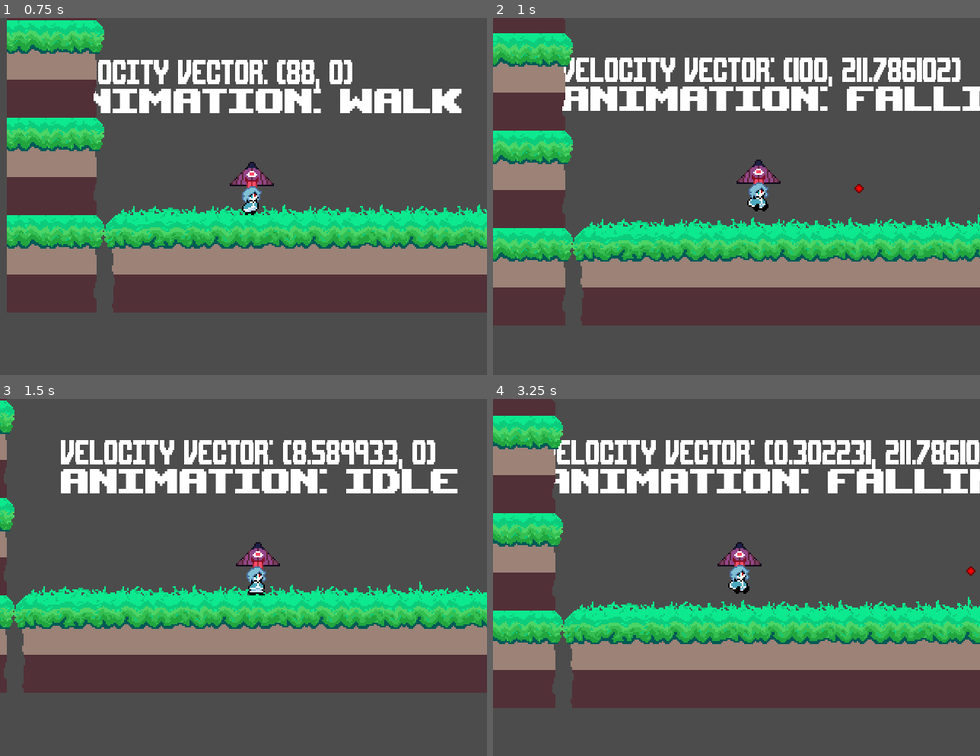
Above: before the commit, frames 1-4 (two rows, left to right).
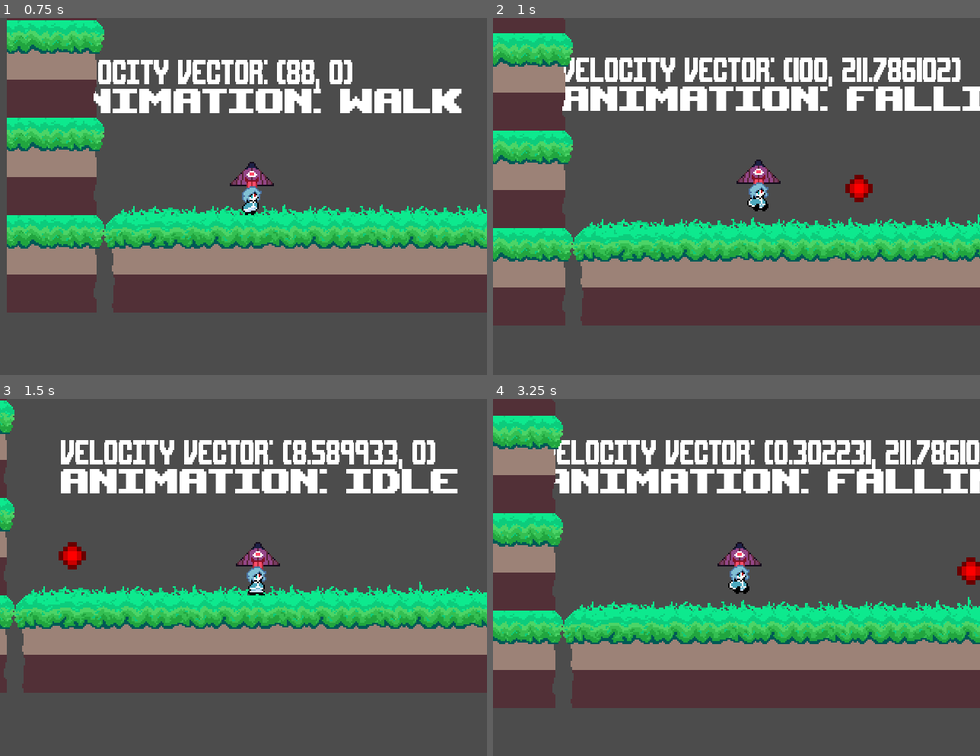
Above: after the commit, the same moments.

Repository: SiofraScript/umbrella_jam
Game: Godot game, scene res://scenes/TestWorld.tscn
Same seed, same stepped clock (60 frames per second), same inputs: the game is played once before the commit and once after it.
Inputs:
- Up to frame 1 (0.75 s): hold Right (right) from 0.53 s (still down)
- Up to frame 2 (1 s): keep holding Right (right); tap Up (jump) at 0.77 s
- Up to frame 3 (1.5 s): release Right (right) at 1.28 s; hold Down (down) from 1.28 s (still down)
- Up to frame 4 (3.25 s): tap Up (jump) at 1.52, 3.02 s; release Down (down) at 2.03 s; hold Right (right) 2.03-2.78 s; hold W (umbrella_up) from 2.78 s (still down)

Frame 1 is identical in both runs. In frame 2, 0.3% of the frame differs, in the area x 72-78%, y 43-52%; in frame 3, 0.3%, in the area x 12-18%, y 40-48%; in frame 4, 0.3%.

Commit message:
Created bullet spawning methods and a bullet spawner scene. Currently built around spiral type bullet spawns.

Diff:
--- a/scenes/Bullet.tscn
+++ b/scenes/Bullet.tscn
@@ -8,6 +8,7 @@
 
 [node name="bullet" type="Area2D"]
 modulate = Color( 1, 0, 0, 1 )
+scale = Vector2( 3, 3 )
 collision_layer = 2
 collision_mask = 5
 script = ExtResource( 2 )
--- /dev/null
+++ b/scenes/SpiralPatternSpawner.gd
@@ -0,0 +1,59 @@
+extends CollisionShape2D
+
+
+onready var rotation_pace = 1
+onready var projectile = preload("res://scenes/Bullet.tscn")
+onready var current_rotation = Vector2()
+onready var N = Vector2(0,-1)
+onready var E = Vector2(1,0)
+onready var S = Vector2(0,1)
+onready var W = Vector2(-1,0)
+onready var NE = Vector2(1,-1)
+onready var NW = Vector2(-1,-1)
+onready var SE = Vector2(1,1)
+onready var SW = Vector2(-1,1)
+onready var spawn_trigger_interval = 90
+onready var spawn_window = 100
+onready var ROOT = get_tree().get_root()
+
+
+func _ready():
+	pass
+
+
+func _physics_process(delta):
+
+	rotation_pace += 180
+
+	set_rotation_degrees(rotation_pace)
+	current_rotation = get_rotation_degrees()
+
+	if(spawn_trigger_interval > 0):
+		spawn_trigger_interval -= 1
+	elif(spawn_trigger_interval <= 0):
+		spawn_window -= 1
+
+		if(spawn_window % 25 == 0):
+			spawn_projectile(NE, 3, current_rotation)
+			spawn_projectile(NW, 3, current_rotation)
+			spawn_projectile(SE, 3, current_rotation)
+			spawn_projectile(SW, 3, current_rotation)
+
+		if(spawn_window % 10 == 0):
+			spawn_projectile(N, 3, current_rotation)
+			spawn_projectile(E, 3, current_rotation)
+			spawn_projectile(S, 3, current_rotation)
+			spawn_projectile(W, 3, current_rotation)
+			#spawn_amount -= 1
+
+		if(spawn_window <= 0):
+			spawn_window = 100
+			spawn_trigger_interval = 90
+
+
+func spawn_projectile(dir, speed, rot):
+	var p = projectile.instance()
+	ROOT.add_child(p)
+	dir = dir.normalized() * speed
+	p.set_trajectory(dir, rot)
+	p.rotate(current_rotation)
--- /dev/null
+++ b/scenes/SpiralPatternSpawner.tscn
@@ -0,0 +1,25 @@
+[gd_scene load_steps=4 format=2]
+
+[ext_resource path="res://scenes/SpiralPatternSpawner.gd" type="Script" id=1]
+[ext_resource path="res://imgs/tiles/32x32 tile.png" type="Texture" id=2]
+
+[sub_resource type="CircleShape2D" id=1]
+radius = 8.0
+
+[node name="SpiralPatternSpawner" type="Node2D"]
+
+[node name="Area2D" type="Area2D" parent="."]
+collision_layer = 32768
+collision_mask = 32768
+
+[node name="CollisionShape2D" type="CollisionShape2D" parent="Area2D"]
+shape = SubResource( 1 )
+disabled = true
+script = ExtResource( 1 )
+
+[node name="Sprite" type="Sprite" parent="Area2D"]
+texture = ExtResource( 2 )
+
+[node name="Testing_Camera" type="Camera2D" parent="."]
+current = true
+zoom = Vector2( 3, 3 )
--- a/scripts/bullet.gd
+++ b/scripts/bullet.gd
@@ -3,11 +3,28 @@
 
 export var velocity = Vector2.ZERO
 
+onready var updated_velocity = Vector2()
+onready var lifetime = 240
+
 func _ready():
+	#This is redundant, but I wanted to keep the original velocity assignment
+	#in the event we go a different way with this. If not, then we can clean up later.
+	updated_velocity = velocity
 	pass
 
 func _physics_process(_delta):
-	position = position + velocity
+	move()
+	lifetime -= 1
+	if(lifetime <= 0):
+		queue_free()
+
+
+func move():
+	position += updated_velocity
+
+
+func set_trajectory(vel2, rot):
+	updated_velocity = vel2.rotated(rot)
 
 
 func _on_bullet_body_entered(_body):
@@ -17,4 +34,5 @@
 
 func _on_bullet_area_entered(_area):
 	# we collided with the player's umbrella, most likely.
-	queue_free()
+	#queue_free()
+	pass
--- /dev/null
+++ b/scripts/projectile_patterns.gd
@@ -0,0 +1,16 @@
+extends Node
+
+
+# Declare member variables here. Examples:
+# var a = 2
+# var b = "text"
+
+
+# Called when the node enters the scene tree for the first time.
+func _ready():
+	pass # Replace with function body.
+
+
+# Called every frame. 'delta' is the elapsed time since the previous frame.
+#func _process(delta):
+#	pass
Not shown, added: imgs/enemy_sprites/bullet.png.import
Not shown, added: imgs/enemy_sprites/placeholder_enemy.png.import
